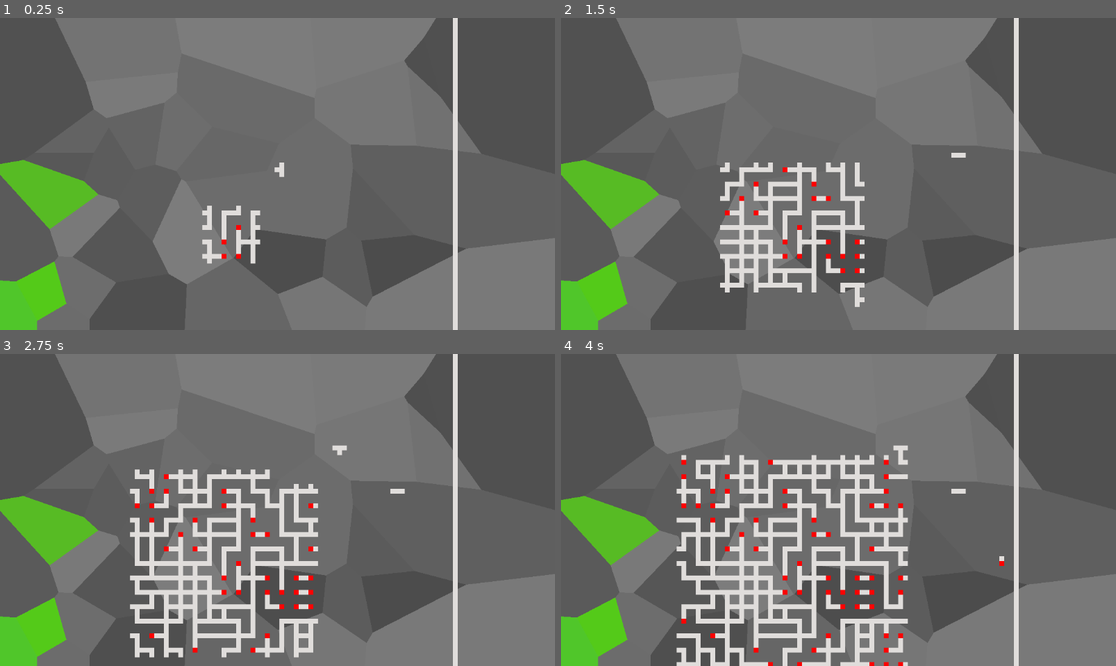
Above: before the commit, frames 1-4 (two rows, left to right).
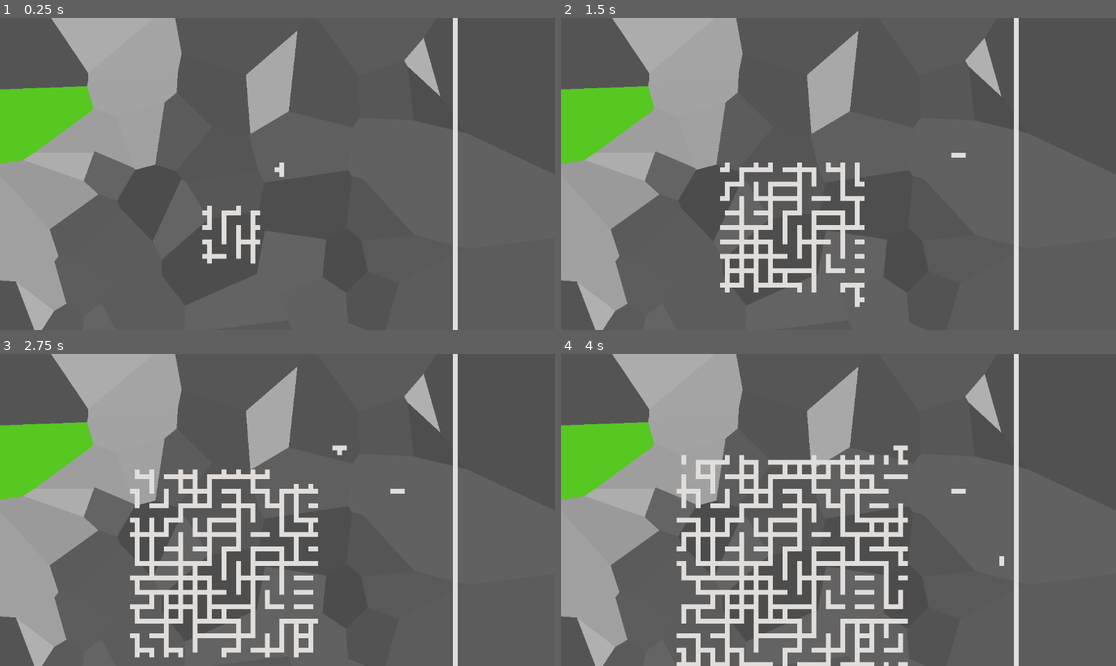
Above: after the commit, the same moments.

Repository: Ratibus11/WorldFunctionCollapse
Game: Godot game, scene res://assets/scenes/main/main.tscn
The game is run twice, just before and just after one commit, with the same random seed, the same clock (stepped at 60 frames per second) and the same inputs.
Inputs (mouse positions are in pixels of both pictures, inside the frame that each line leads up to):
- Up to frame 1 (0.25 s): no input
- Up to frame 2 (1.5 s): move the mouse to (960, 158) at 0.52 s; click (960, 158) at 0.67 s; move the mouse to (727, 189) at 1.27 s; click (727, 189) at 1.42 s
- Up to frame 3 (2.75 s): move the mouse to (333, 441) at 2.02 s; click (333, 441) at 2.17 s
- Up to frame 4 (4 s): move the mouse to (810, 572) at 2.77 s; click (810, 572) at 2.92 s; move the mouse to (1005, 556) at 3.52 s; click (1005, 556) at 3.67 s

The runs differ from the first frame. In frame 1, 45% of the frame differs, in the area x 0-100%, y 0-100%; in frame 2, 44%; in frame 3, 44%; in frame 4, 43%.

Commit message:
Add garden/city threshold + remove red part of road end

Diff:
--- a/assets/scenes/tile_grid/tile_grid.gd
+++ b/assets/scenes/tile_grid/tile_grid.gd
@@ -5,6 +5,7 @@
 const RENDER_SLEEP = 0
 const MANUAL_RENDER = false
 const RENDER_SELECTOR = true
+const PREVENT_OPRHAN_ROADS = false
 
 # =====
 
@@ -66,37 +67,103 @@
 				else:
 					SELECTOR.hide()
 
-func __getPossibleTiles(new_tile_coordinates: Vector2i):
-	var TOP_NEIGHBOR_COORDINATES = Vector2i(new_tile_coordinates.x, new_tile_coordinates.y - 1)
-	var BOTTOM_NEIGHBOR_COORDINATES = Vector2i(new_tile_coordinates.x, new_tile_coordinates.y + 1)
-	var LEFT_NEIGHBOR_COORDINATES = Vector2i(new_tile_coordinates.x - 1, new_tile_coordinates.y)
-	var RIGHT_NEIGHBOR_COORDINATES = Vector2i(new_tile_coordinates.x + 1, new_tile_coordinates.y)
-
-	var TOP_NEIGHBOR = __getTile(TOP_NEIGHBOR_COORDINATES)
-	var BOTTOM_NEIGHBOR = __getTile(BOTTOM_NEIGHBOR_COORDINATES)
-	var LEFT_NEIGHBOR = __getTile(LEFT_NEIGHBOR_COORDINATES)
-	var RIGHT_NEIGHBOR = __getTile(RIGHT_NEIGHBOR_COORDINATES)
-
+func __getTopNeighborCoordinates(tile: Vector2i) -> Vector2i:
+	return Vector2i(tile.x, tile.y - 1)
+
+func __getRightNeighborCoordinates(tile: Vector2i) -> Vector2i:
+	return Vector2i(tile.x + 1, tile.y)
+
+func __getBottomNeighborCoordinates(tile: Vector2i) -> Vector2i:
+	return Vector2i(tile.x, tile.y + 1)
+
+func __getLeftNeighborCoordinates(tile: Vector2i) -> Vector2i:
+	return Vector2i(tile.x - 1, tile.y)
+
+func __getTopNeighbor(tile: Vector2i) -> Tile:
+	var TOP_NEIGHBOR_COORDINATES = __getTopNeighborCoordinates(tile)
+	return __getTile(TOP_NEIGHBOR_COORDINATES)
+
+func __getRightNeighbor(tile: Vector2i) -> Tile:
+	var TOP_NEIGHBOR_COORDINATES = __getRightNeighborCoordinates(tile)
+	return __getTile(TOP_NEIGHBOR_COORDINATES)
+
+func __getBottomNeighbor(tile: Vector2i) -> Tile:
+	var TOP_NEIGHBOR_COORDINATES = __getBottomNeighborCoordinates(tile)
+	return __getTile(TOP_NEIGHBOR_COORDINATES)
+
+func __getLeftNeighbor(tile: Vector2i) -> Tile:
+	var TOP_NEIGHBOR_COORDINATES = __getLeftNeighborCoordinates(tile)
+	return __getTile(TOP_NEIGHBOR_COORDINATES)
+
+func __getPossibleTiles(newTileCoordinates: Vector2i):
 	var possible_tiles: Array[Tile] = __getConcreteTiles().duplicate()
-	var canNeighborConnect: bool
+
+	if PREVENT_OPRHAN_ROADS:
+		var neighborsEscapes = __howManyEscapes(newTileCoordinates, [])
+
+		if neighborsEscapes < 1:
+			possible_tiles = possible_tiles.filter(func(pt: Tile): return [pt.canConnectTop(), pt.canConnectBottom(), pt.canConnectLeft(), pt.canConnectRight()].count(true) != 1)
+
+	var TOP_NEIGHBOR = __getTopNeighbor(newTileCoordinates)
+	var BOTTOM_NEIGHBOR = __getBottomNeighbor(newTileCoordinates)
+	var LEFT_NEIGHBOR = __getLeftNeighbor(newTileCoordinates)
+	var RIGHT_NEIGHBOR = __getRightNeighbor(newTileCoordinates)
 
 	if (TOP_NEIGHBOR):
-		canNeighborConnect = TOP_NEIGHBOR.canConnectBottom()
-		possible_tiles = possible_tiles.filter(func(pt: Tile): return pt.canConnectTop() if canNeighborConnect else not pt.canConnectTop())
-
+		possible_tiles = possible_tiles.filter(func(pt: Tile): return pt.canConnectTop() if TOP_NEIGHBOR.canConnectBottom() else not pt.canConnectTop())
 	if (BOTTOM_NEIGHBOR):
-		canNeighborConnect = BOTTOM_NEIGHBOR.canConnectTop()
-		possible_tiles = possible_tiles.filter(func(pt: Tile): return pt.canConnectBottom() if canNeighborConnect else not pt.canConnectBottom())
-
+		possible_tiles = possible_tiles.filter(func(pt: Tile): return pt.canConnectBottom() if BOTTOM_NEIGHBOR.canConnectTop() else not pt.canConnectBottom())
 	if (LEFT_NEIGHBOR):
-		canNeighborConnect = LEFT_NEIGHBOR.canConnectRight()
-		possible_tiles = possible_tiles.filter(func(pt: Tile): return pt.canConnectLeft() if canNeighborConnect else not pt.canConnectLeft())
-
+		possible_tiles = possible_tiles.filter(func(pt: Tile): return pt.canConnectLeft() if LEFT_NEIGHBOR.canConnectRight() else not pt.canConnectLeft())
 	if (RIGHT_NEIGHBOR):
-		canNeighborConnect = RIGHT_NEIGHBOR.canConnectLeft()
-		possible_tiles = possible_tiles.filter(func(pt: Tile): return pt.canConnectRight() if canNeighborConnect else not pt.canConnectRight())
+		possible_tiles = possible_tiles.filter(func(pt: Tile): return pt.canConnectRight() if RIGHT_NEIGHBOR.canConnectLeft() else not pt.canConnectRight())
 
 	return possible_tiles
+
+func __howManyEscapes(startTileCoordinates: Vector2i, explored: Array[Vector2i]) -> int:
+	var TOP_NEIGHBOR_COORDINATES = __getTopNeighborCoordinates(startTileCoordinates)
+	var RIGHT_NEIGHBOR_COORDINATES = __getRightNeighborCoordinates(startTileCoordinates)
+	var BOTTOM_NEIGHBOR_COORDINATES = __getBottomNeighborCoordinates(startTileCoordinates)
+	var LEFT_NEIGHBOR_COORDINATES = __getLeftNeighborCoordinates(startTileCoordinates)
+
+	var TOP_NEIGHBOR = __getTopNeighbor(startTileCoordinates)
+	var RIGHT_NEIGHBOR = __getRightNeighbor(startTileCoordinates)
+	var BOTTOM_NEIGHBOR = __getBottomNeighbor(startTileCoordinates)
+	var LEFT_NEIGHBOR = __getLeftNeighbor(startTileCoordinates)
+
+	var TILE = __getTile(startTileCoordinates)
+
+	if startTileCoordinates in explored:
+		return 2
+
+	explored.append(startTileCoordinates)
+
+	var doesTopHasEscape: int = 0
+	var doesRightHasEscape: int = 0
+	var doesBottomHasEscape: int = 0
+	var doesLeftHasEscape: int = 0
+
+	if TOP_NEIGHBOR and TOP_NEIGHBOR.canConnectBottom():
+		doesTopHasEscape = 1 if __howManyEscapes(TOP_NEIGHBOR_COORDINATES, explored) > 1 else 0
+	elif TILE and TILE.canConnectTop() and not TOP_NEIGHBOR_COORDINATES in explored :
+		doesTopHasEscape = 1
+
+	if RIGHT_NEIGHBOR and RIGHT_NEIGHBOR.canConnectLeft():
+		doesRightHasEscape = 1 if __howManyEscapes(RIGHT_NEIGHBOR_COORDINATES, explored) > 1 else 0
+	elif TILE and TILE.canConnectRight() and not RIGHT_NEIGHBOR_COORDINATES in explored :
+		doesRightHasEscape = 1
+
+	if BOTTOM_NEIGHBOR and BOTTOM_NEIGHBOR.canConnectTop():
+		doesBottomHasEscape = 1 if __howManyEscapes(BOTTOM_NEIGHBOR_COORDINATES, explored) > 1 else 0
+	elif TILE and TILE.canConnectBottom() and not BOTTOM_NEIGHBOR_COORDINATES in explored :
+		doesBottomHasEscape = 1
+
+	if LEFT_NEIGHBOR and LEFT_NEIGHBOR.canConnectRight():
+		doesLeftHasEscape = 1 if __howManyEscapes(LEFT_NEIGHBOR_COORDINATES, explored) > 1 else 0
+	elif TILE and TILE.canConnectLeft() and not RIGHT_NEIGHBOR_COORDINATES in explored :
+		doesLeftHasEscape = 1
+
+	return doesTopHasEscape + doesRightHasEscape + doesBottomHasEscape + doesLeftHasEscape
 
 func __getTileCoordinatesFromClick(vector: Vector2i) -> Vector2i:
 	var X = vector.x
--- a/assets/scenes/voronoi/voronoi.gd
+++ b/assets/scenes/voronoi/voronoi.gd
@@ -1,13 +1,15 @@
 extends Node2D
 
-const SEED_QUANTITY = 40
-const GARDEN_AREA_THRESHOLD = 10
+const SEED_QUANTITY = 60
+const TOWN_AREA_THRESHOLD = 50000
+const CITY_AREA_THRESHOLD = 200000
 
 # =====
 
 var delaunay: Delaunay
 
 var SCREEN_SIZE = DisplayServer.window_get_size()
+var TOTAL_AREA = SCREEN_SIZE.y * SCREEN_SIZE.y
 
 func __getRandomPoints(quantity: int) -> Array[Vector2i]:
 	Check.isInt(quantity)
@@ -37,27 +39,43 @@
 	var polygon: Polygon2D = Polygon2D.new()
 	polygon.polygon = region.polygon
 
-	if __getPolygonSurface(polygon) < GARDEN_AREA_THRESHOLD:
+	var SURFACE = __getPolygonSurface(polygon)
+	if SURFACE < TOWN_AREA_THRESHOLD:
 		var r = randf_range(0.3, 0.35)
 		var g = randf_range(0.7, 0.8)
 		var b = randf_range(0.1, 0.2)
 		polygon.color = Color(r, g, b, 1)
+	elif SURFACE < CITY_AREA_THRESHOLD:
+		var g = randf_range(0.6, 0.7)
+		polygon.color = Color(g, g, g, 1)
 	else:
-		var g = randf_range(0.3, 0.5)
+		var g = randf_range(0.3, 0.4)
 		polygon.color = Color(g, g, g, 1)
-
 	add_child(polygon)
 
 func __getPolygonSurface(polygon: Polygon2D):
 	var points = polygon.polygon
+	var surface = 0
+	var n = points.size()
 
-	var a = 0
-	var b = 0
-	for i in range(points.size() - 1):
-		a += points[i].x * points[i + 1].y
-		b += points[i].y * points[i + 1].x
+	var a = 0;
+	var b = 0;
 
-	return a - b
+	var x1;
+	var x2;
+	var y1;
+	var y2;
+
+	for i in range(n):
+		x1 = points[i].x
+		y2 = points[(i + 1) % n].y
+		y1 = points[i].y
+		x2 = points[(i + 1) % n].x
+
+		a += x1 * y2
+		b += y1 + x2
+
+	return abs(a - b) / 2
 
 func _process(delta):
 	pass
Binary file changed: assets/sprites/tiles/oneway_b.png
Binary file changed: assets/sprites/tiles/oneway_l.png
Binary file changed: assets/sprites/tiles/oneway_r.png
Binary file changed: assets/sprites/tiles/oneway_t.png
